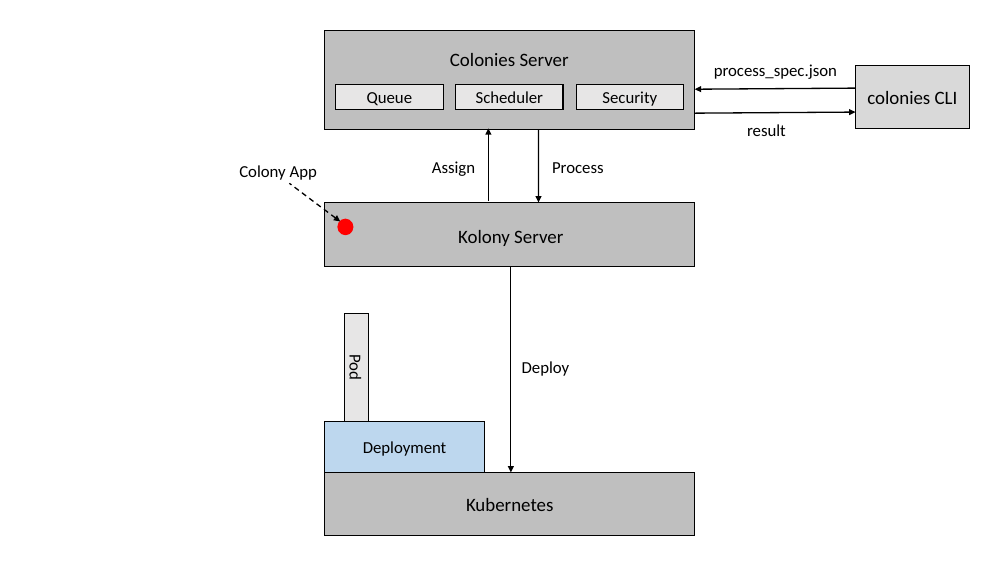
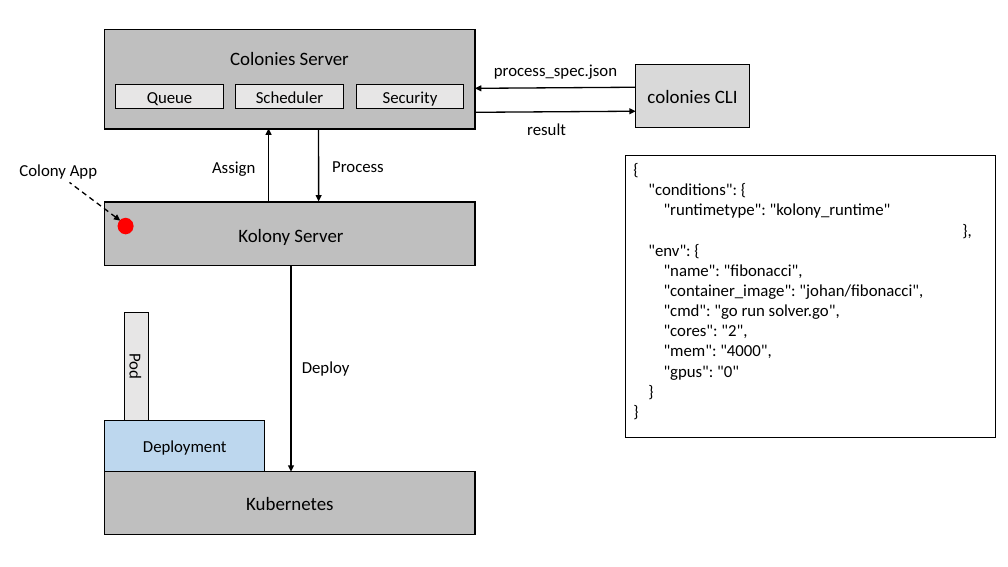
Before and after one commit to colonyos/k8sruntime, a slide deck: slide 1 of docs/images/kolony.pptx. Drawn at 1008x567 pixels with LibreOffice and Linux fonts; fonts in the diff are those of the drawing. Boxes give left, top, right and bottom in pixels: in the first picture for what was removed or moved away, otherwise in the second. Text is boxed around its words. In the diff, an @@ line names an element or a change of style, - is before the commit and + after.

```diff
--- a/docs/images/kolony.pptx
+++ b/docs/images/kolony.pptx
@@ 9 rectangles, 8 texts, 6 arrows, 1 ellipse: place and size @@
-9 rectangles, 8 texts, 6 arrows, 1 ellipse at bbox=[239, 30, 970, 536]
+9 rectangles, 8 texts, 6 arrows, 1 ellipse at bbox=[19, 29, 750, 535]
@@ rectangle added at bbox=[626, 155, 997, 438], outline #000000 0.75 pt, 16 pt, text #000000 @@
+{
+"conditions": {
+"runtimetype": "kolony_runtime" },
+"env": {
+"name": "fibonacci",
+"container_image": "johan/fibonacci",
+"cmd": "go run solver.go",
+"cores": "2",
+"mem": "4000",
+"gpus": "0"
+}
+}
```
Also in this commit, not shown: 1 other file.
